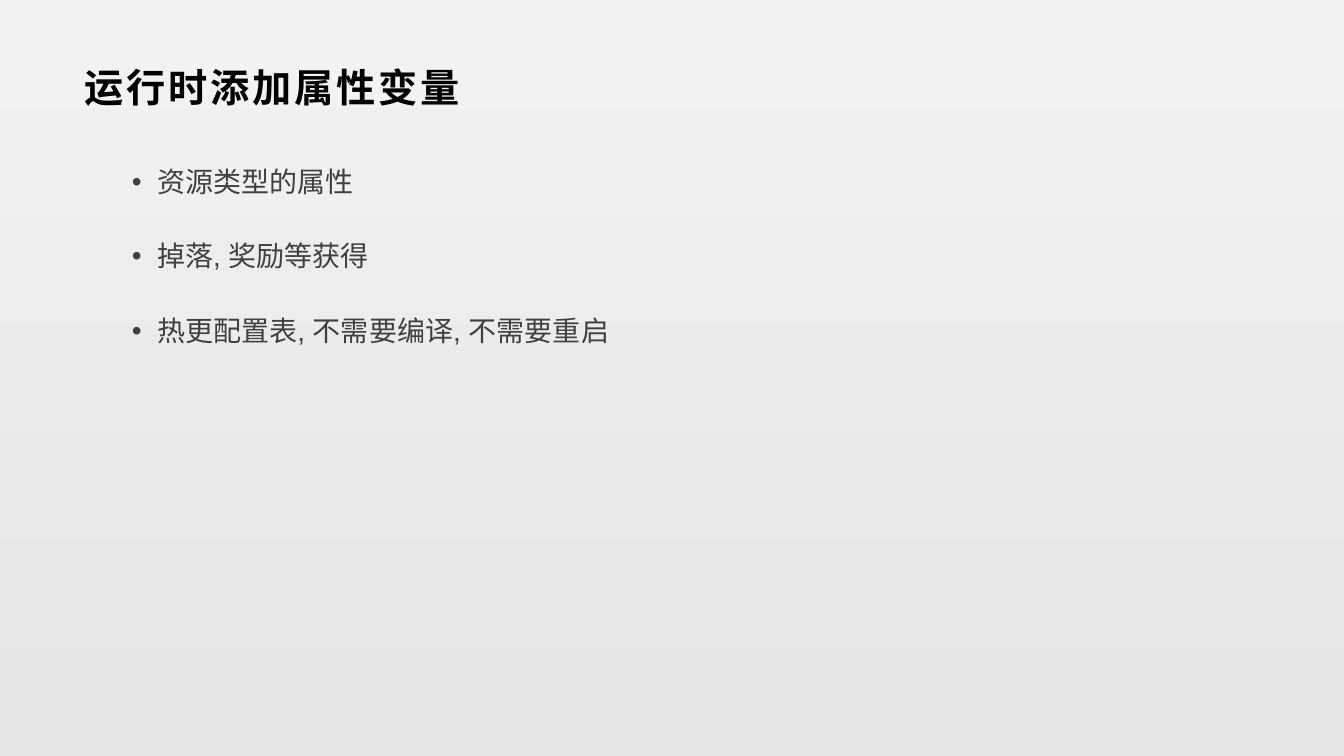
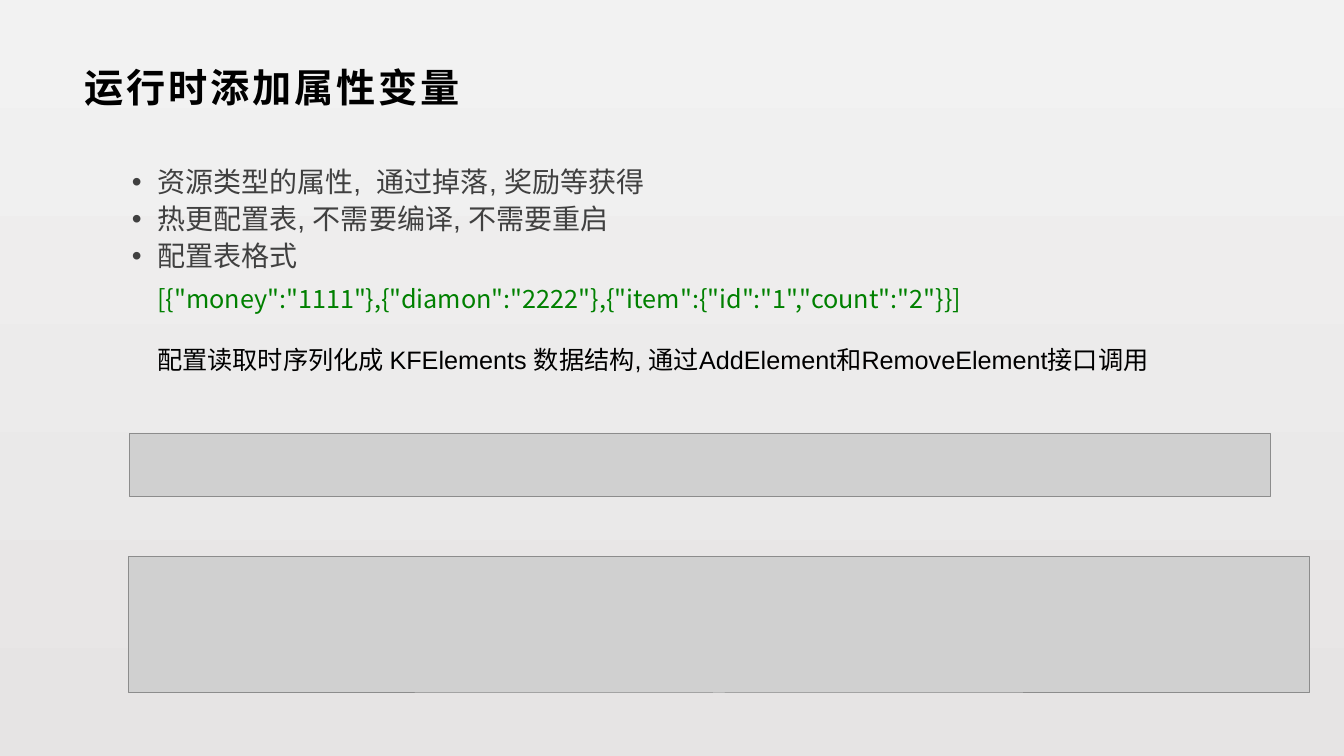
Before and after one commit to lori227/KFrame, a slide deck: slide 37 of _doc/KFrame.pptx (slide 33 before the commit). Drawn at 1344x756 pixels with LibreOffice and Linux fonts; fonts in the diff are those of the drawing; grey boxes stand for pictures. Boxes give left, top, right and bottom in pixels: in the first picture for what was removed or moved away, otherwise in the second. Text is boxed around its words. In the diff, an @@ line names an element or a change of style, - is before the commit and + after.

Commit message:
ppt

```diff
--- a/_doc/KFrame.pptx
+++ b/_doc/KFrame.pptx
@@ text at [157, 168, 645, 196]: text changed @@
-  • 资源类型的属性
-  • 掉落, 奖励等获得
+  • 资源类型的属性, 通过掉落, 奖励等获得
@@ text at [157, 242, 297, 269]: paragraph added @@
+  • 配置表格式
@@ text added at [157, 288, 1149, 373], 18 pt, text #008000 @@
+[{"money":"1111"},{"diamon":"2222"},{"item":{"id":"1","count":"2"}}]
+配置读取时序列化成 KFElements 数据结构, 通过AddElement和RemoveElement接口调用
@@ picture added at [129, 434, 1270, 496] @@
@@ picture added at [128, 557, 1310, 693] @@
```
Also in this commit, not shown: 7 other slides changed, 6 slides added, 2 slides removed, 1 other file.
